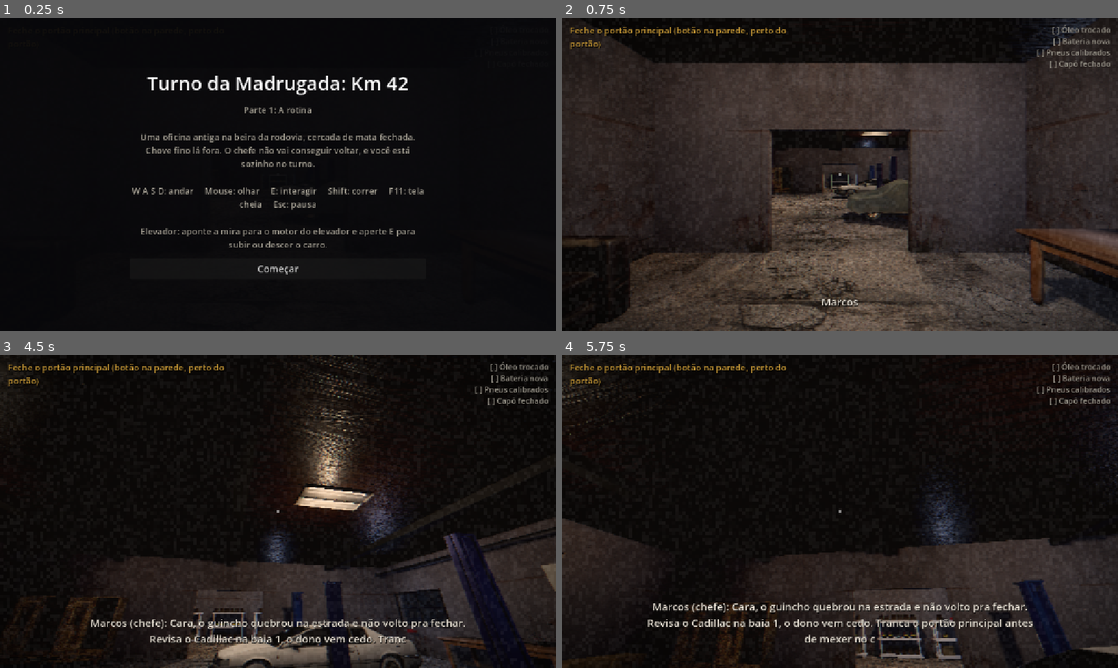
Above: before the commit, frames 1-4 (two rows, left to right).
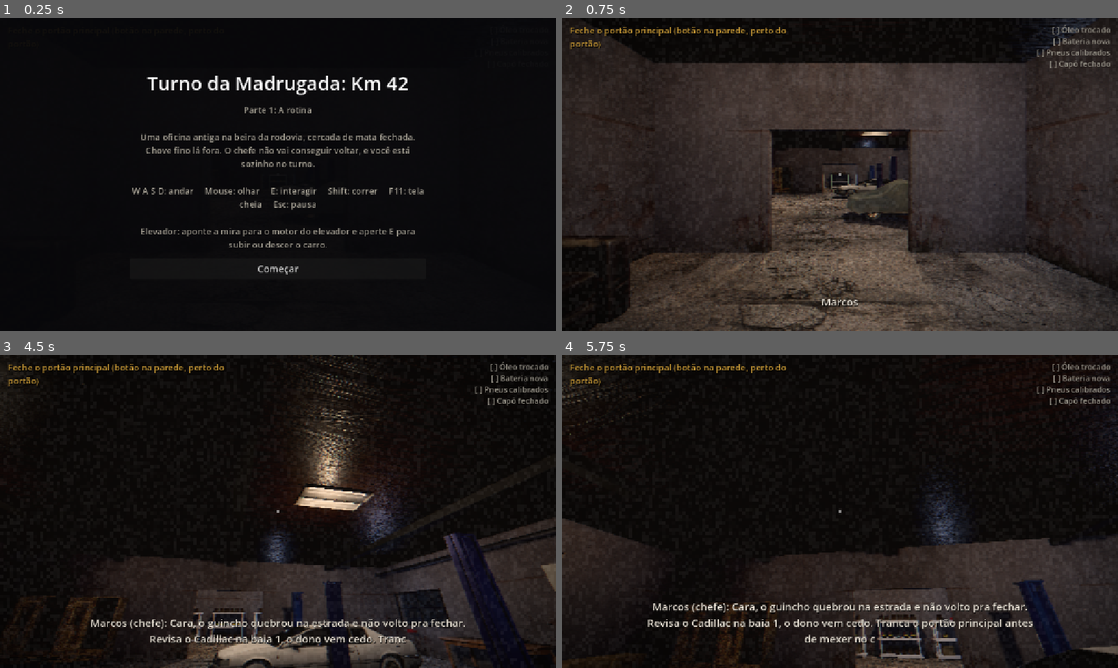
Above: after the commit, the same moments.

Repository: carlos-eduardo833/alpha-game0
Game: Godot game, scene res://main.tscn
Two runs of this game, one before a commit and one after it. Both use one fixed random seed, a clock stepped at 60 frames per second and the inputs below.
Inputs (mouse positions are in pixels of both pictures, inside the frame that each line leads up to):
- Up to frame 1 (0.25 s): no input
- Up to frame 2 (0.75 s): click "Começar" at 0.5 s
- Up to frame 3 (4.5 s): tap Enter at 1.25 s; move the mouse to (305, 511) at 1.27 s; hold E 1.28-2.03 s; hold W from 1.28 s (still down); move the mouse to (250, 511) at 2.02 s; tap Shift at 2.1, 3.6 s; move the mouse to (289, 505) at 2.77 s; hold E 2.78-3.53 s; move the mouse to (272, 517) at 3.52 s; move the mouse to (316, 514) at 4.27 s; hold E from 4.28 s (still down)
- Up to frame 4 (5.75 s): keep holding W; move the mouse to (795, 508) at 5.02 s; release E at 5.03 s; tap Shift at 5.1 s

The runs differ from the first frame. In frame 2, 2.2% of the frame differs, in the area x 81-100%, y 67-98%; in frame 3, 0.1%; in frame 4, nothing differs.

Commit message:
v38: mesas reposicionadas
Co-Authored-By: Claude Sonnet 5.5 <noreply@anthropic.com>
Claude-Session: https://claude.ai/code/session_01LcfF7HjcAFcS5euU73gVsr

Diff:
--- a/main.gd
+++ b/main.gd
@@ -536,15 +536,19 @@
 			box(Vector3(cx2, 0.18 + 0.2, 0), Vector3(0.5, 0.4, 0.4), mat("crate", Color.WHITE, 1.0), false, h)
 
 
-func _table(base: Vector3, size: Vector3) -> void:
+func _table(base: Vector3, size: Vector3, rot: float = 0.0) -> void:
 	var m := _baked("mesa")
 	if m == null:
 		box(base + Vector3(0, size.y / 2.0, 0), size, mat("wood", Color.WHITE, 1.5))
 		return
 	m.position = base
 	m.scale = Vector3(size.x / 2.09, size.y / 0.96, size.z / 1.11)
+	m.rotation_degrees.y = rot
 	add_child(m)
-	solid_box(base + Vector3(0, size.y / 2.0, 0), size)
+	var csz := size
+	if absf(rot) > 45.0:
+		csz = Vector3(size.z, size.y, size.x)
+	solid_box(base + Vector3(0, size.y / 2.0, 0), csz)
 
 
 func _fillet(cx: float, cz: float, dx: float, dz: float, r: float, m: Material) -> void:
@@ -865,14 +869,14 @@
 			solid_box(LIFT2_BASE + Vector3(sx * 1.32, 1.25, 0.0), Vector3(0.5, 2.5, 0.5))
 
 	# garagem: bancada, armários, pneus, caixas, quadro, estantes
-	_table(Vector3(-1.9, 0.0, -7.8), Vector3(3.0, 0.9, 1.2))
+	_table(Vector3(-2.2, 0.0, -7.8), Vector3(2.4, 0.9, 1.1))
 	clip = _baked("prancheta")
 	if clip != null:
-		clip.position = Vector3(-3.2, 0.9, -7.8)
+		clip.position = Vector3(-2.9, 0.9, -7.8)
 		clip.rotation_degrees.y = 20.0
 		add_child(clip)
 	else:
-		clip = box(Vector3(-3.2, 0.93, -7.8), Vector3(0.35, 0.03, 0.25), flat(Color(0.85, 0.85, 0.78)), false)
+		clip = box(Vector3(-2.9, 0.93, -7.8), Vector3(0.35, 0.03, 0.25), flat(Color(0.85, 0.85, 0.78)), false)
 	# folha de papel com escrita borrada em cima da prancheta
 	var pp_img := Image.create(24, 32, false, Image.FORMAT_RGBA8)
 	pp_img.fill(Color(0.88, 0.86, 0.78))
@@ -897,11 +901,11 @@
 	pp_mesh.size = Vector3(0.17, 0.004, 0.25)
 	pp_sheet.mesh = pp_mesh
 	pp_sheet.material_override = pp_mat
-	pp_sheet.position = Vector3(-3.2, 0.9 + 0.046, -7.8)
+	pp_sheet.position = Vector3(-2.9, 0.9 + 0.046, -7.8)
 	pp_sheet.rotation_degrees.y = 20.0
 	add_child(pp_sheet)
 	multi = _make_prop("multi")
-	multi.position = Vector3(-1.0, 0.9, -7.8)
+	multi.position = Vector3(-1.6, 0.9, -7.8)
 	multi.scale = Vector3.ONE * 1.8
 	add_child(multi)
 	box(Vector3(-5.3, 0.95, -7.9), Vector3(0.4, 0.1, 0.15), flat(Color(0.6, 0.12, 0.12)), false)
@@ -969,18 +973,16 @@
 	solid_box(Vector3(-8.2, 0.5, -3.1), Vector3(1, 1, 1))
 
 	# recepção (direita)
-	_table(Vector3(10.2, 0.0, -3.1), Vector3(3.2, 0.9, 1.4))
-	box(Vector3(10.4, 0.96, -3.1), Vector3(0.3, 0.12, 0.25), flat(Color(0.07, 0.07, 0.07)), false)
-	box(Vector3(11.4, 0.92, -3.1), Vector3(0.3, 0.02, 0.22), flat(Color(0.85, 0.85, 0.85)), false)
+	_table(Vector3(12.3, 0.0, -2.05), Vector3(2.4, 0.9, 1.1), 90.0)
 	var rad := _baked("radio")
 	if rad != null:
-		rad.position = Vector3(9.5, 0.9, -3.2)
-		rad.rotation_degrees.y = 12.0
+		rad.position = Vector3(12.3, 0.9, -2.05)
+		rad.rotation_degrees.y = -78.0
 		rad.scale = Vector3.ONE * 1.8
 		add_child(rad)
 	else:
-		rbox(Vector3(9.5, 1.04, -3.2), Vector3(0.5, 0.28, 0.2), flat(Color(0.25, 0.16, 0.1)), 0.35, 0.35, false)
-		box(Vector3(9.4, 1.06, -3.1), Vector3(0.14, 0.06, 0.01), lit(Color(0.9, 0.6, 0.2)), false)
+		rbox(Vector3(12.3, 1.04, -2.05), Vector3(0.5, 0.28, 0.2), flat(Color(0.25, 0.16, 0.1)), 0.35, 0.35, false)
+		box(Vector3(12.3, 1.06, -2.05), Vector3(0.14, 0.06, 0.01), lit(Color(0.9, 0.6, 0.2)), false)
 	var sofa := _baked("sofa")
 	if sofa != null:
 		sofa.position = Vector3(10.3, 0.0, 3.2)
@@ -1483,7 +1485,7 @@
 	var radio := AudioStreamPlayer3D.new()
 	radio.stream = _radio_stream()
 	radio.bus = radio_bus
-	radio.position = Vector3(9.5, 1.0, -3.2)
+	radio.position = Vector3(12.3, 1.0, -2.05)
 	radio.unit_size = 5.0
 	radio.max_distance = 35.0
 	radio.volume_db = -4.0
@@ -1495,12 +1497,12 @@
 func _build_steps() -> void:
 	steps = [
 		{"o": "Feche o portão principal (botão na parede, perto do portão)", "at": Vector2(4.5, 7.7), "r": 2.2, "h": "[E] Fechar portão", "hold": 0.0, "go": _s0},
-		{"o": "Leia a ordem de serviço na prancheta (bancada)", "at": Vector2(-3.2, -7.2), "r": 1.7, "h": "[E] Ler prancheta", "hold": 0.0, "go": _s1},
+		{"o": "Leia a ordem de serviço na prancheta (bancada)", "at": Vector2(-2.9, -7.2), "r": 1.7, "h": "[E] Ler prancheta", "hold": 0.0, "go": _s1},
 		{"o": "Pegue o calibrador de pneus na caixa de ferramentas (fundo da garagem)", "at": Vector2(5.2, -7.0), "r": 1.9, "h": "[E] Pegar calibrador", "hold": 0.0, "go": _p3},
 		{"o": "Abra o capô do carro", "at": CAR_FRONT, "r": 1.9, "lift": true, "h": "[E] Abrir capô", "hold": 0.0, "go": _s2},
 		{"o": "Pegue o funil e o galão de óleo no estoque (depósito, porta à esquerda da garagem)", "at": Vector2(-11.3, -2.8), "r": 1.8, "h": "[E] Pegar funil e galão", "hold": 0.0, "go": _s3},
 		{"o": "Troque o óleo (segure E no carro)", "at": CAR_FRONT, "r": 1.9, "lift": true, "h": "Segure [E] para trocar o óleo", "hold": 4.0, "go": _s4},
-		{"o": "Pegue o multímetro na bancada", "at": Vector2(-1.0, -7.2), "r": 1.7, "h": "[E] Pegar multímetro", "hold": 0.0, "go": _s5},
+		{"o": "Pegue o multímetro na bancada", "at": Vector2(-1.6, -7.2), "r": 1.7, "h": "[E] Pegar multímetro", "hold": 0.0, "go": _s5},
 		{"o": "Teste a bateria do carro com o multímetro", "at": CAR_FRONT, "r": 1.9, "lift": true, "h": "[E] Testar bateria", "hold": 0.0, "go": _s6},
 		{"o": "Vá ao depósito (porta à esquerda da garagem) e pegue a bateria nova", "at": Vector2(-11.3, 0.0), "r": 2.3, "h": "[E] Pegar bateria nova", "hold": 0.0, "go": _s7},
 		{"o": "Troque a bateria do carro (segure E)", "at": CAR_FRONT, "r": 1.9, "lift": true, "h": "Segure [E] para instalar a bateria", "hold": 4.0, "go": _s8},
Not shown, changed: README.txt
